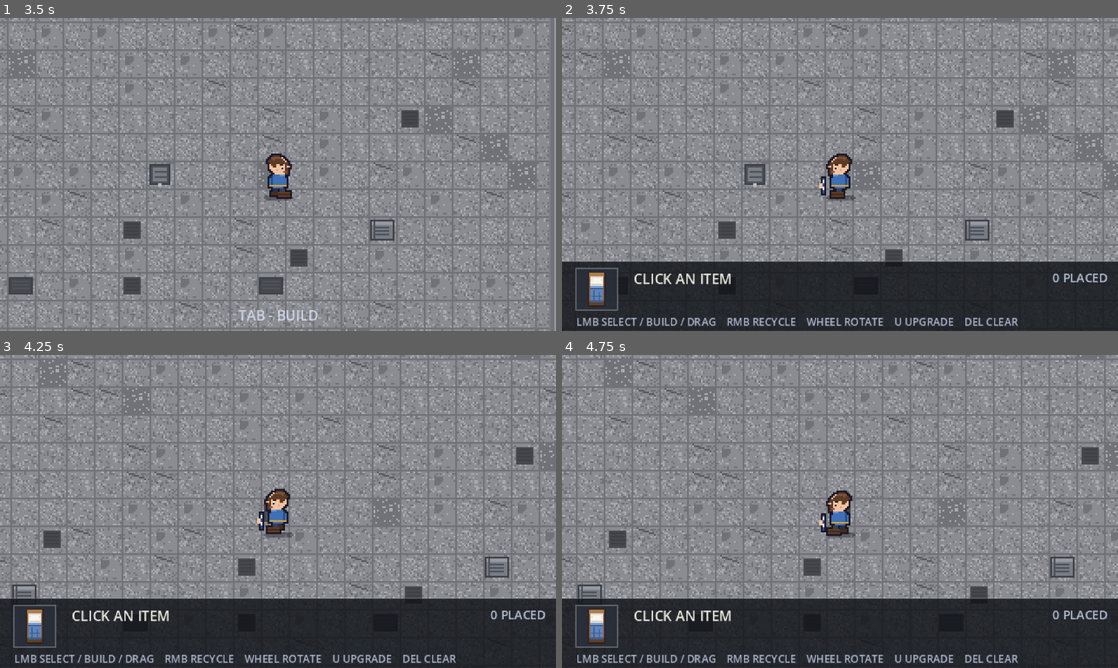
Above: before the commit, frames 1-4 (two rows, left to right).
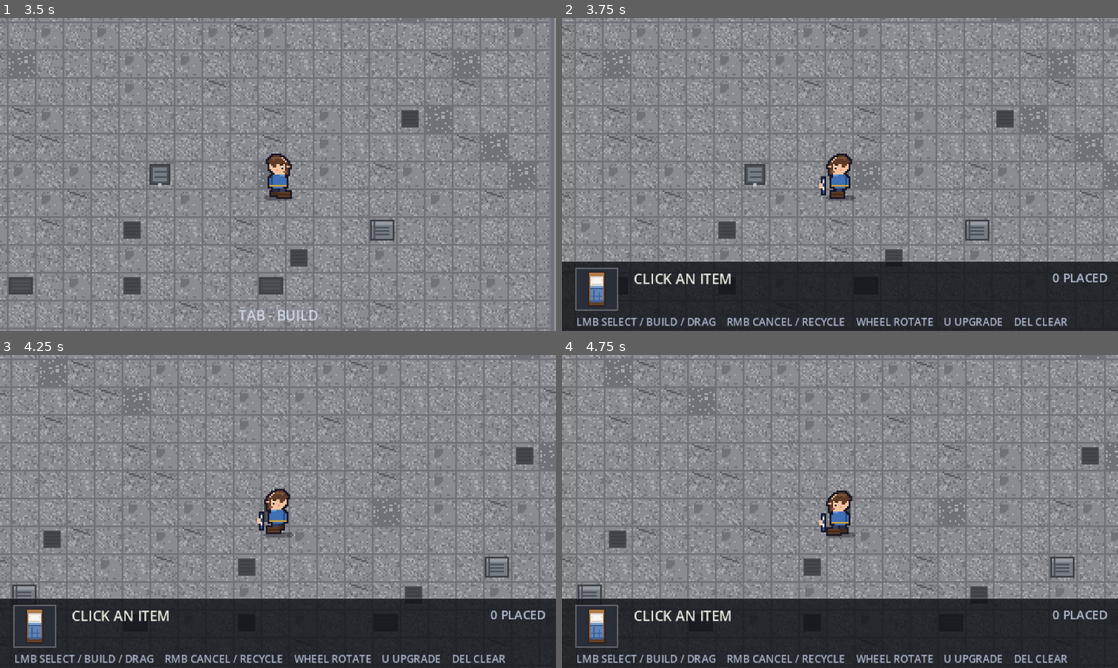
Above: after the commit, the same moments.

Repository: zhoucswift-cmd/pixel-survivor
Game: Godot game, scene res://scenes/base.tscn
Same seed, same stepped clock (60 frames per second), same inputs: the game is played once before the commit and once after it.
Inputs (mouse positions are in pixels of both pictures, inside the frame that each line leads up to):
- Up to frame 1 (3.5 s): tap Enter at 0.5, 2 s; drag from (278, 174) to (333, 105) at 0.52 s; tap Space at 1.25 s; drag from (166, 190) to (250, 237) at 1.27 s; move the mouse to (333, 105) at 2.02 s; hold D (move_right) 2.03-2.75 s; tap 1 at 2.1 s; click (333, 105) at 2.17 s; tap 9 at 2.3 s; drag from (250, 237) to (111, 127) at 2.77 s
- Up to frame 2 (3.75 s): tap Space at 3.5 s; move the mouse to (1006, 221) at 3.52 s; hold A (move_left) from 3.53 s (still down); hold Tab (build_mode) from 3.53 s (still down); click (1006, 221) at 3.67 s
- Up to frame 3 (4.25 s): keep holding A (move_left); keep holding Tab (build_mode); tap E (interact) at 3.8 s
- Up to frame 4 (4.75 s): release A (move_left) at 4.25 s; release Tab (build_mode) at 4.25 s; drag from (673, 464) to (756, 433) at 4.27 s

Frame 1 is identical in both runs. In frame 2, 1.0% of the frame differs, in the area x 34-91%, y 95-99%; in frame 3, 1.0%; in frame 4, 1.0%.

Commit message:
feat: 取消选中改用鼠标右键（指空地取消、指家具回收），数字键不再切换

Diff:
--- a/scripts/base_builder.gd
+++ b/scripts/base_builder.gd
@@ -61,9 +61,14 @@
 func select(index: int) -> void:
 	if types.is_empty():
 		return
-	index = clampi(index, 0, types.size() - 1)
-	# 再按一次同一个数字就取消选中
-	selected = -1 if index == selected else index
+	selected = clampi(index, 0, types.size() - 1)
+	_update_ghost()
+	selection_changed.emit(selected)
+
+
+## 取消选中（右键空地 / 放完一件 / 进建造模式）
+func clear_selection() -> void:
+	selected = -1
 	_update_ghost()
 	selection_changed.emit(selected)
 
@@ -160,10 +165,8 @@
 	layout_changed.emit()
 	_save_layout()
 
-	# 放完就取消选中：要再按数字键才会继续拿一件出来
-	selected = -1
-	_update_ghost()
-	selection_changed.emit(selected)
+	# 放完就取消选中：要再点一次家具栏才会继续拿一件出来
+	clear_selection()
 	return true
 
 
@@ -308,7 +311,10 @@
 					_finish_drag()
 			MOUSE_BUTTON_RIGHT:
 				if event.pressed:
-					recycle(cell)
+					if _pieces.has(cell):
+						recycle(cell)
+					else:
+						clear_selection()
 			MOUSE_BUTTON_WHEEL_UP:
 				if event.pressed:
 					rotate_at(cell, 1)
@@ -320,14 +326,12 @@
 ## Tab：进 / 出建造模式
 func toggle_build_mode() -> void:
 	build_mode = not build_mode
-	# 刚进建造模式时不预选，按了数字键才出现要放的家具
-	selected = -1
+	# 刚进建造模式时不预选，点家具栏才会出现要放的家具
 	if _ghost != null:
 		_ghost.visible = false
 	if not build_mode and _dragging != null:
 		_finish_drag()
-	_update_ghost()
-	selection_changed.emit(selected)
+	clear_selection()
 	layout_changed.emit()
 	build_mode_changed.emit(build_mode)
 
--- a/scripts/base_hud.gd
+++ b/scripts/base_hud.gd
@@ -104,7 +104,7 @@
 		level_text = "  LV%d/%d" % [hovered.level, hovered.data.max_level]
 	draw_string(font, Vector2(x + 6.0, y + 9.0), name_text + level_text,
 		HORIZONTAL_ALIGNMENT_LEFT, -1, 8, Color(0.95, 0.95, 0.9, 0.95))
-	var hint := "LMB SELECT / BUILD / DRAG    RMB RECYCLE    WHEEL ROTATE    U UPGRADE    DEL CLEAR"
+	var hint := "LMB SELECT / BUILD / DRAG    RMB CANCEL / RECYCLE    WHEEL ROTATE    U UPGRADE    DEL CLEAR"
 	draw_string(font, Vector2(8.0, y + 33.0), hint,
 		HORIZONTAL_ALIGNMENT_LEFT, -1, 6, Color(0.8, 0.85, 0.95, 0.8))
 
